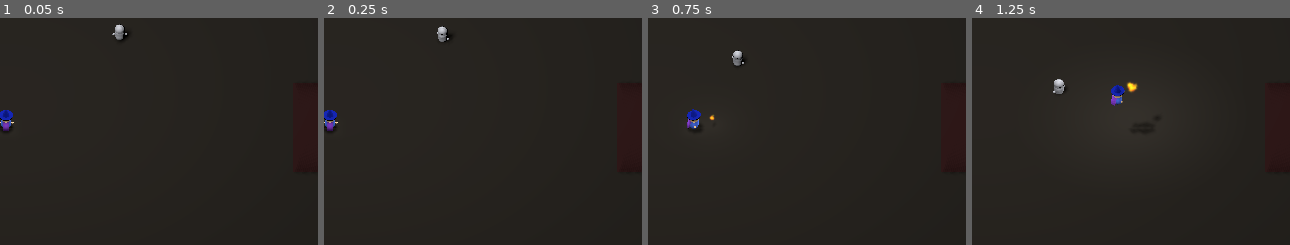
Above: before the commit, frames 1-4 (left to right).
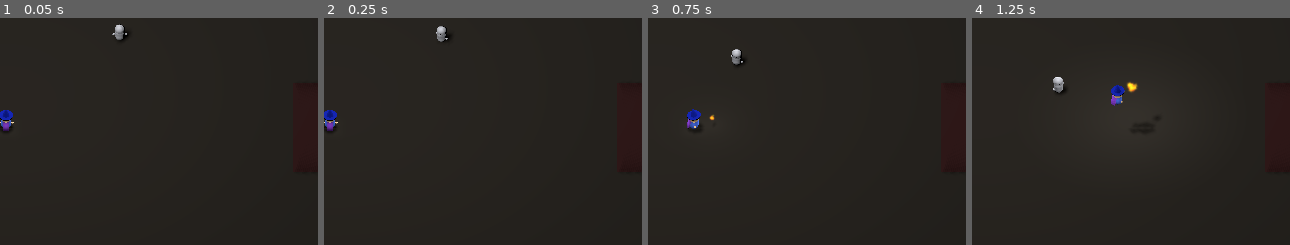
Above: after the commit, the same moments.

Repository: jaredbwasserman/game-jams
Game: Godot game, scene res://scenes/Main.tscn
Same seed, same stepped clock (60 frames per second), same inputs: the game is played once before the commit and once after it.
Inputs (mouse positions are % of the whole screen's width and height, from its top left):
- Up to frame 1 (0.05 s): no input
- Up to frame 2 (0.25 s): no input
- Up to frame 3 (0.75 s): move the mouse to (78, 45) at 0.52 s; press the mouse at (78, 45) at 0.53 s; hold Right (move_right) from 0.53 s (still down)
- Up to frame 4 (1.25 s): keep holding Right (move_right); tap Space (jump) at 0.77 s
The pictures show only the part of the screen within x 49-99%, y 26-76%; the shares and areas given below are measured in that part.

Frame 1 is identical in both runs. In frame 2, 0.1% of the frame differs, in the area x 35-40%, y 3-11%; in frame 3, 0.1%; in frame 4, 0.2%, in the area x 25-30%, y 25-34%.

Commit message:
Fix collisions

Diff:
--- a/bgj-2022-03/scenes/Mob.tscn
+++ b/bgj-2022-03/scenes/Mob.tscn
@@ -27,6 +27,9 @@
 [sub_resource type="CapsuleShape" id=9]
 
 [node name="Mob" type="KinematicBody"]
+collision_layer = 2
+axis_lock_motion_y = true
+move_lock_y = true
 script = ExtResource( 1 )
 
 [node name="Pivot" type="Spatial" parent="."]
--- a/bgj-2022-03/scenes/Player.tscn
+++ b/bgj-2022-03/scenes/Player.tscn
@@ -37,7 +37,6 @@
 [sub_resource type="CapsuleShape" id=1]
 
 [node name="Player" type="KinematicBody"]
-collision_layer = 0
 collision_mask = 14
 script = ExtResource( 2 )
 speed = 32
--- a/bgj-2022-03/scripts/Mob.gd
+++ b/bgj-2022-03/scripts/Mob.gd
@@ -19,6 +19,7 @@
 func _physics_process(delta):
 	if current_node < path.size():
 		var direction: Vector3 = path[current_node] - global_transform.origin
+		direction.y = 0
 		if direction.length() < 1:
 			current_node += 1
 		else:
